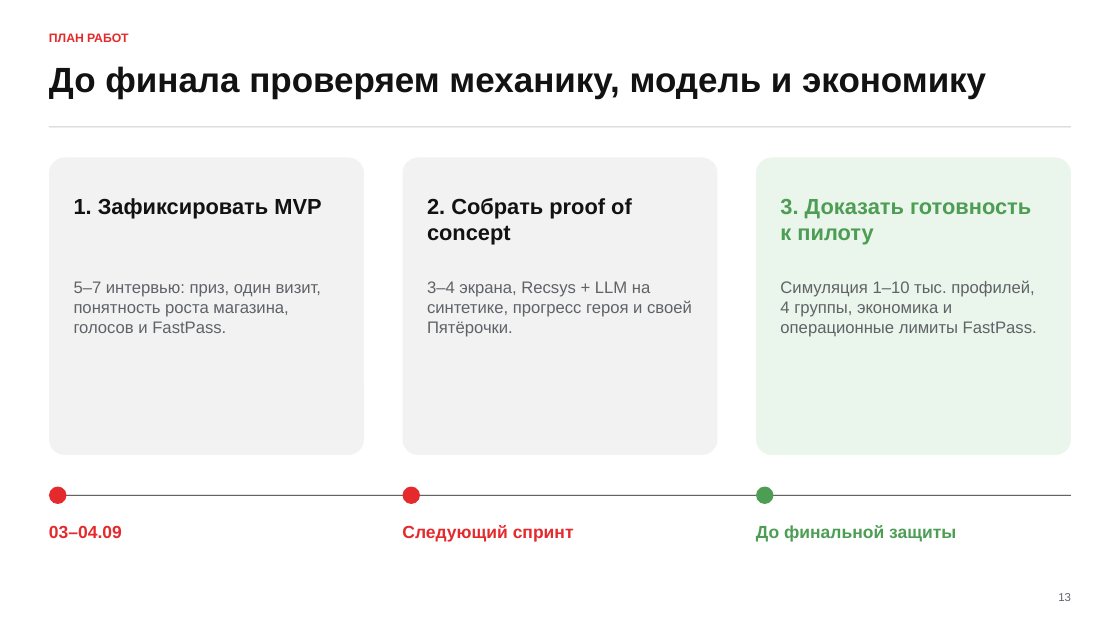
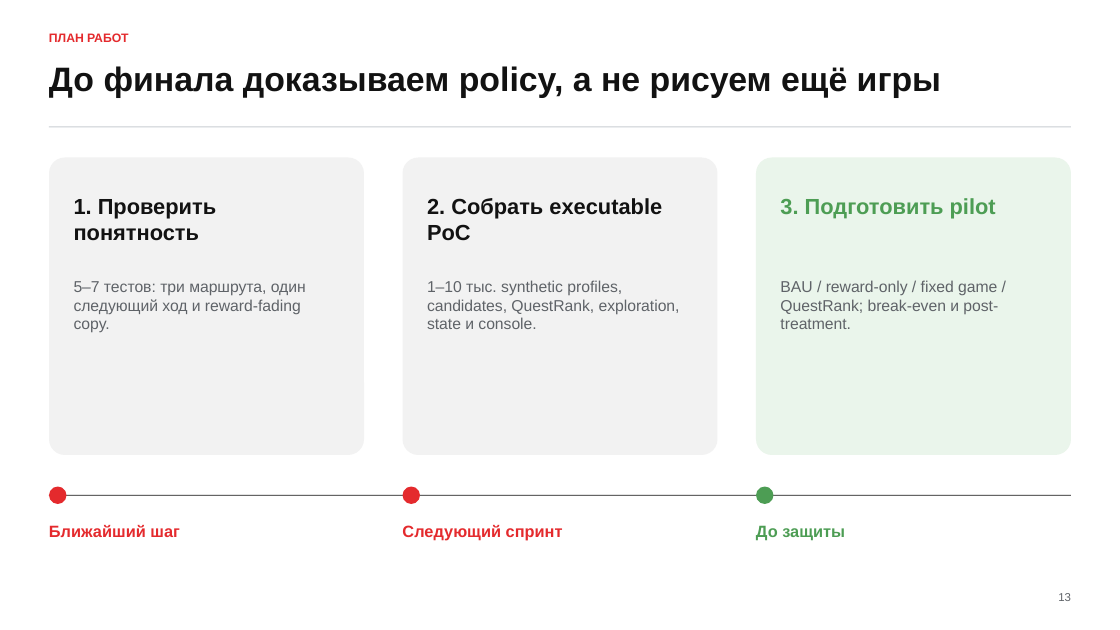
Before and after one commit to m4themagics/x5-loyalty-system, a slide deck: slide 13 of docs/project/deck.pptx. Drawn at 1120x630 pixels with LibreOffice and Linux fonts; fonts in the diff are those of the drawing. Boxes give left, top, right and bottom in pixels: in the first picture for what was removed or moved away, otherwise in the second. Text is boxed around its words. In the diff, an @@ line names an element or a change of style, - is before the commit and + after.

```diff
--- a/docs/project/deck.pptx
+++ b/docs/project/deck.pptx
@@ text at <box>49,66,941,98</box>: text changed; size 30 to 29 pt @@
-До финала проверяем механику, модель и экономику
+До финала доказываем policy, а не рисуем ещё игры
@@ text at <box>74,199,216,241</box>: text changed @@
-1. Зафиксировать MVP
+1. Проверить понятность
@@ text at <box>427,198,662,241</box>: text changed @@
-2. Собрать proof of concept
+2. Собрать executable PoC
@@ text at <box>780,198,996,219</box>: text changed @@
-3. Доказать готовность к пилоту
+3. Подготовить pilot
@@ text at <box>74,281,306,332</box>: text changed; size 14.2 to 13.5 pt @@
-5–7 интервью: приз, один визит, понятность роста магазина, голосов и FastPass.
+5–7 тестов: три маршрута, один следующий ход и reward-fading copy.
@@ text at <box>427,280,680,329</box>: text changed; size 14.2 to 13.5 pt @@
-3–4 экрана, Recsys + LLM на синтетике, прогресс героя и своей Пятёрочки.
+1–10 тыс. synthetic profiles, candidates, QuestRank, exploration, state и console.
@@ text at <box>780,280,998,329</box>: text changed; size 14.2 to 13.5 pt @@
-Симуляция 1–10 тыс. профилей, 4 группы, экономика и операционные лимиты FastPass.
+BAU / reward-only / fixed game / QuestRank; break-even и post-treatment.
@@ text at <box>49,525,180,537</box>: text changed; size 15 to 14 pt @@
-03–04.09
+Ближайший шаг
@@ text "Следующий спринт" at <box>402,525,563,541</box>: size 15 to 14 pt @@
@@ text at <box>756,525,845,541</box>: text changed; size 15 to 14 pt @@
-До финальной защиты
+До защиты
```
Also in this commit, not shown: 11 other slides changed, 3 slides added, 3 slides removed, 3 other files.
